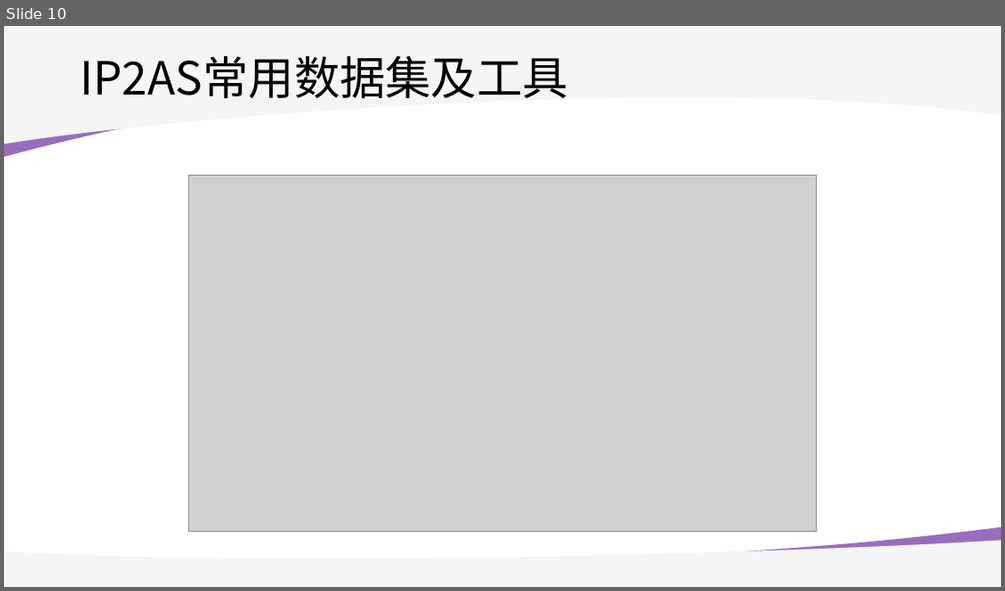
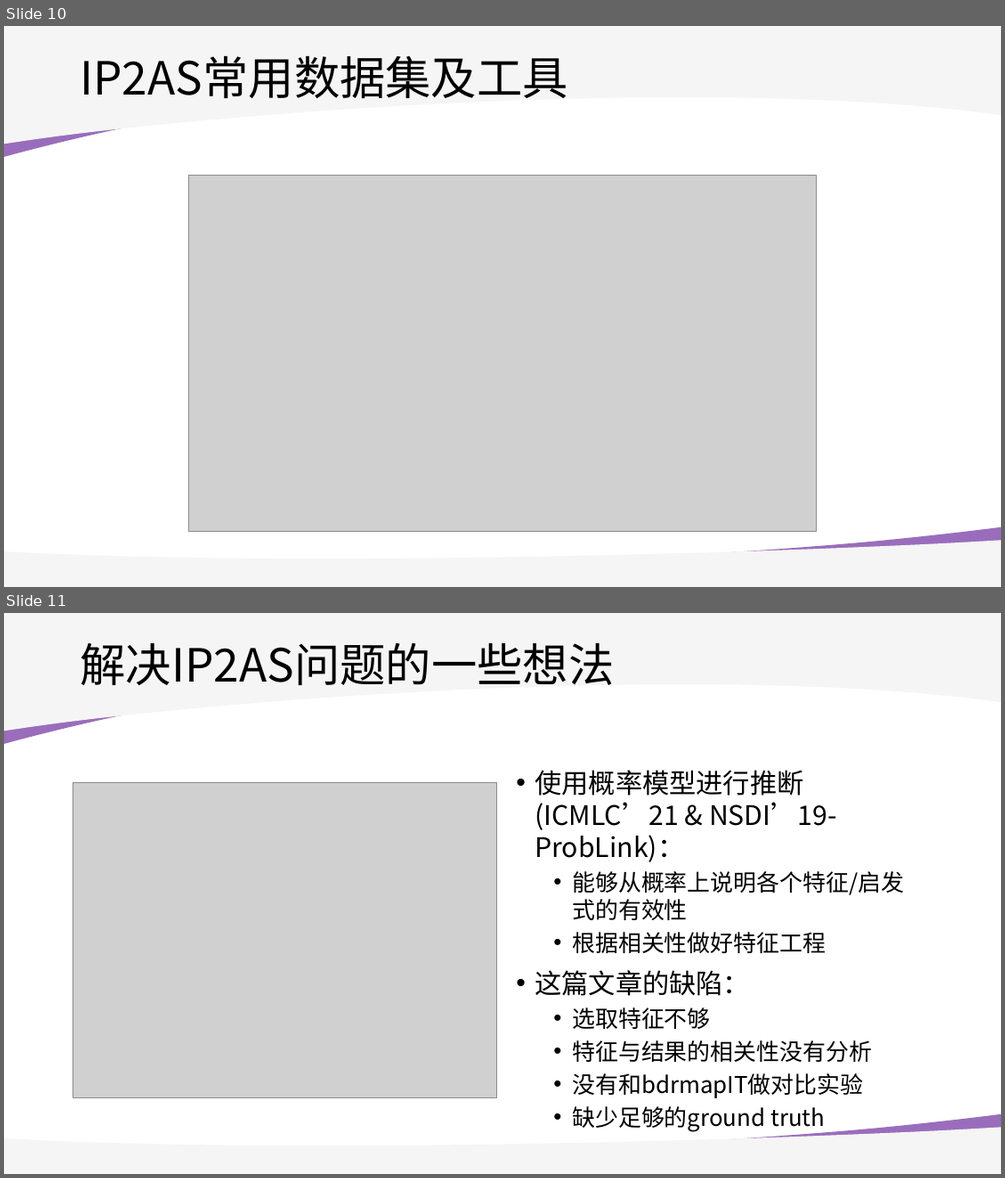
Before and after one commit to WhileBug/IP2AS_survey, a slide deck: PPT/03092022.pptx. Shown one above the other, each under a label of ours: slide 10 before the commit, slides 10 and 11 after it. The pictures are 1005x591 and 1005x1178 pixels, drawn with LibreOffice and Linux fonts; fonts in the diff are those of the drawing; grey boxes stand for pictures; background and template pictures are left out. Boxes give left, top, right and bottom in pixels: in the first picture for what was removed or moved away, otherwise in the second. Text is boxed around its words. In the diff, an @@ line names an element or a change of style, - is before the commit and + after.

```diff
--- a/PPT/03092022.pptx
+++ b/PPT/03092022.pptx
@@ slide 11 added at <box>4,613,1001,1174</box>, background #FFFFFF; not listed: 4 template elements that a slide beside it also shows @@
@@ title added at <box>80,643,614,685</box>, 44 pt, text #000000 @@
+解决IP2AS问题的一些想法
@@ text added at <box>534,770,904,1131</box>, 22.2 pt, text #000000 @@
+• 使用概率模型进行推断(ICMLC’21 & NSDI’19-ProbLink)：
+  • 能够从概率上说明各个特征/启发式的有效性
+  • 根据相关性做好特征工程
+• 这篇文章的缺陷：
+  • 选取特征不够
+  • 特征与结果的相关性没有分析
+  • 没有和bdrmapIT做对比实验
+  • 缺少足够的ground truth
@@ picture added at <box>73,783,497,1097</box> @@
```
Also in this commit, not shown: 1 slide changed, 1 other slide added, 1 slide removed, 3 other files.
